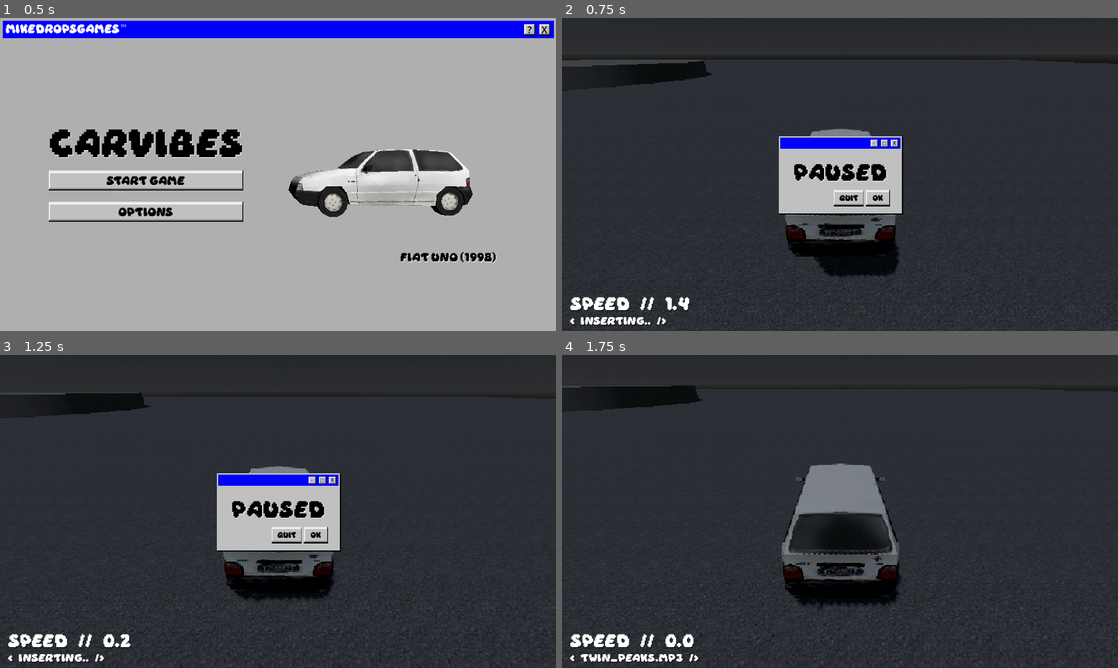
Above: before the commit, frames 1-4 (two rows, left to right).
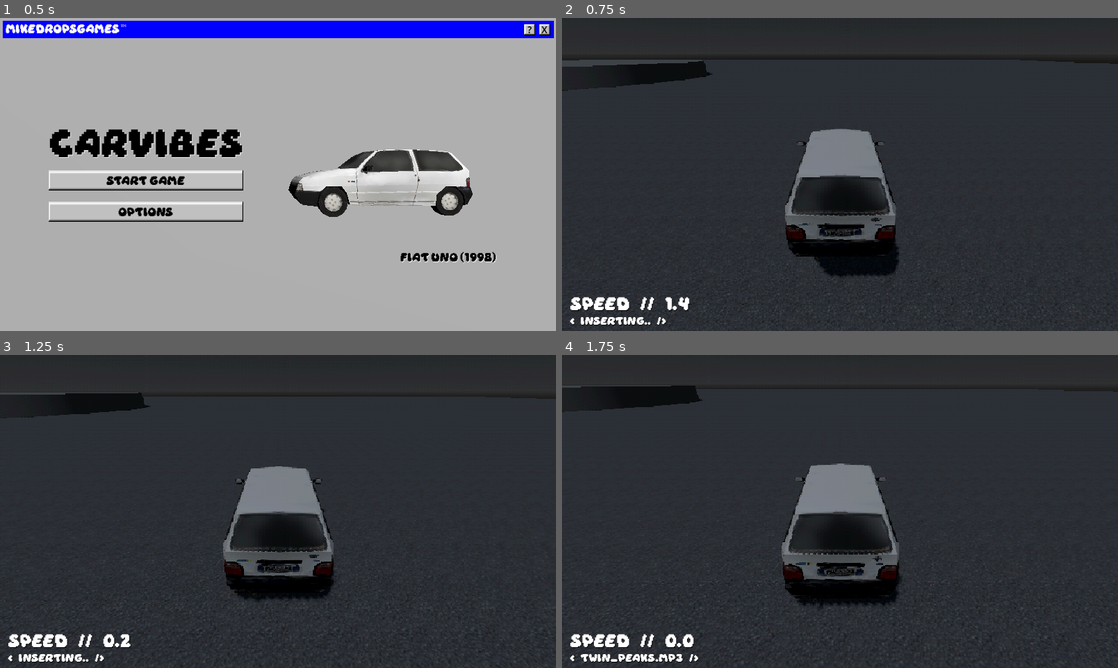
Above: after the commit, the same moments.

Repository: worghet/P06___CARVIBES
Game: Godot game, scene res://scenes/menu.tscn
Same seed, same stepped clock (60 frames per second), same inputs: the game is played once before the commit and once after it. Sound files missing from this copy of the repository are replaced by a short silence.
Inputs (mouse positions are in pixels of both pictures, inside the frame that each line leads up to):
- Up to frame 1 (0.5 s): no input
- Up to frame 2 (0.75 s): click "start game" at 0.5 s
- Up to frame 3 (1.25 s): no input
- Up to frame 4 (1.75 s): click (878, 533) at 1.25 s, where only the run before the commit has a clickable "OK"

Frame 1 is identical in both runs. In frame 2, 5.5% of the frame differs, in the area x 39-62%, y 37-63%; in frame 3, 5.5%; in frame 4, nothing differs.

Commit message:
hid menu
had to quickly hide the pause menu

Diff:
--- a/carvibes/scenes/game.tscn
+++ b/carvibes/scenes/game.tscn
@@ -139,6 +139,7 @@
 
 [node name="pause_menu" type="Control" parent="."]
 process_mode = 3
+visible = false
 layout_mode = 3
 anchors_preset = 15
 anchor_right = 1.0
--- a/carvibes/scenes/pause_menu.gd
+++ b/carvibes/scenes/pause_menu.gd
@@ -37,6 +37,10 @@
 	get_tree().change_scene_to_file("res://scenes/menu.tscn")
 
 
+
+
+# dont work VVV
+
 func _on_close_pressed() -> void:
 	paused = false
 	resume()
